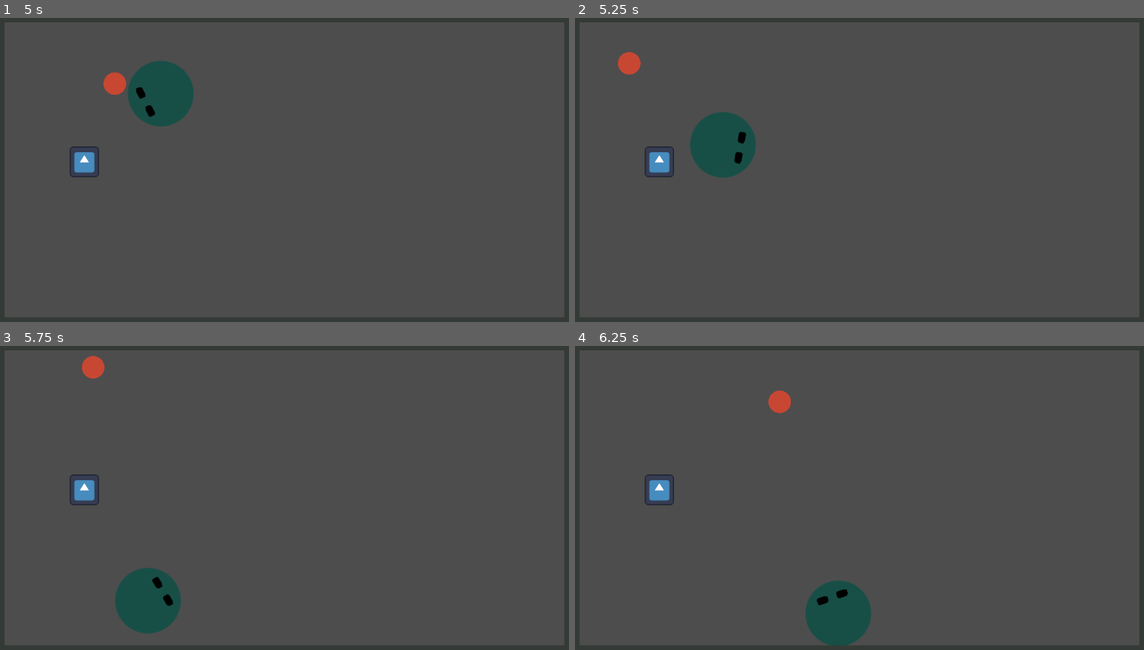
Above: before the commit, frames 1-4 (two rows, left to right).
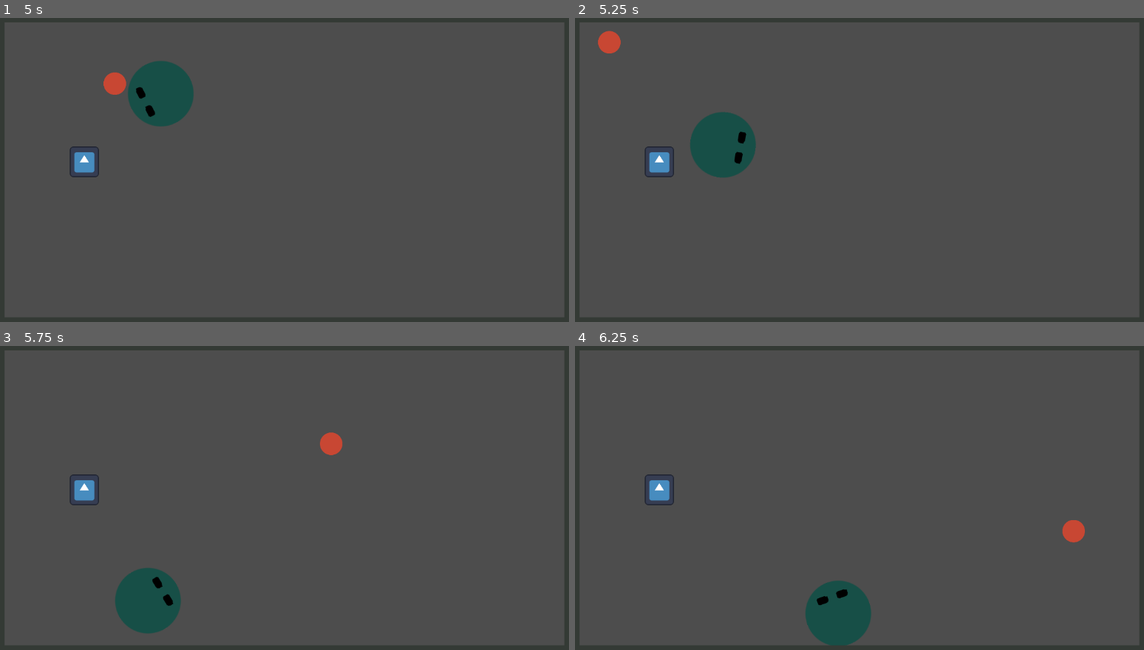
Above: after the commit, the same moments.

Repository: ArcticGizmo/dodgeball
Game: Godot game, scene res://scenes/levels/level.tscn
Same seed, same stepped clock (60 frames per second), same inputs: the game is played once before the commit and once after it. The engine's default icon, where the game draws it, is replaced by a stand-in: a white triangle on a blue panel in a dark square.
Inputs (mouse positions are in pixels of both pictures, inside the frame that each line leads up to):
- Up to frame 1 (5 s): move the mouse to (409, 154) at 0.52 s; hold D (right) 0.53-1.28 s; right-click (409, 154) at 0.6 s; move the mouse to (165, 188) at 1.27 s; hold S (down) 1.28-2.03 s; right-click (165, 188) at 1.35 s; move the mouse to (341, 100) at 2.02 s; hold D (right) 2.03-2.78 s; right-click (341, 100) at 2.1 s; move the mouse to (250, 239) at 2.77 s; hold W (up) 2.78-3.53 s; right-click (250, 239) at 2.85 s; move the mouse to (460, 221) at 3.52 s; hold A (left) from 3.53 s (still down); right-click (460, 221) at 3.6 s; move the mouse to (102, 124) at 4.27 s; right-click (102, 124) at 4.35 s
- Up to frame 2 (5.25 s): move the mouse to (887, 173) at 5.02 s; release A (left) at 5.03 s; hold S (down) from 5.03 s (still down); right-click (887, 173) at 5.1 s
- Up to frame 3 (5.75 s): keep holding S (down)
- Up to frame 4 (6.25 s): move the mouse to (768, 418) at 5.77 s; release S (down) at 5.78 s; hold D (right) from 5.78 s (still down); right-click (768, 418) at 5.85 s

Frame 1 is identical in both runs. In frame 2, 0.5% of the frame differs, in the area x 4-12%, y 4-19%; in frame 3, 0.5%; in frame 4, 0.5%.
Error after the commit: Parse Error: Expected indented block after function declaration. (res://scenes/projectiles/ball.gd:5)

Commit message:
increase speed on reflect

Diff:
--- a/scenes/levels/level.tscn
+++ b/scenes/levels/level.tscn
@@ -21,6 +21,7 @@
 
 [node name="ball" parent="Projectiles" instance=ExtResource("4_nq2sh")]
 position = Vector2(391, 150)
+max_speed = null
 
 [node name="Walls" type="Node" parent="."]
 
--- a/scenes/player/player.gd
+++ b/scenes/player/player.gd
@@ -24,4 +24,9 @@
 		return
 
 	var projectile = bodies[0] as RigidBody2D;
-	projectile.linear_velocity *= -1
+
+	# send in direction player is pointing in, with more speed
+	projectile.linear_velocity = get_player_direction_as_vector() * projectile.linear_velocity.length() * 1.25
+
+func get_player_direction_as_vector():
+	return (get_global_mouse_position() - position).normalized()
--- a/scenes/projectiles/ball.gd
+++ b/scenes/projectiles/ball.gd
@@ -5,5 +5,5 @@
 func _process(_delta):
 
 	# limit max speed
-	if linear_velocity.length() > max_speed:
-		linear_velocity = linear_velocity.normalized() * max_speed
+#	if linear_velocity.length() > max_speed:
+#		linear_velocity = linear_velocity.normalized() * max_speed
--- a/scenes/projectiles/ball.tscn
+++ b/scenes/projectiles/ball.tscn
@@ -17,6 +17,7 @@
 gravity_scale = 0.0
 linear_velocity = Vector2(500, 0)
 script = ExtResource("1_kri0c")
+max_speed = null
 
 [node name="CollisionShape2D" type="CollisionShape2D" parent="."]
 shape = SubResource("CircleShape2D_1js1r")
